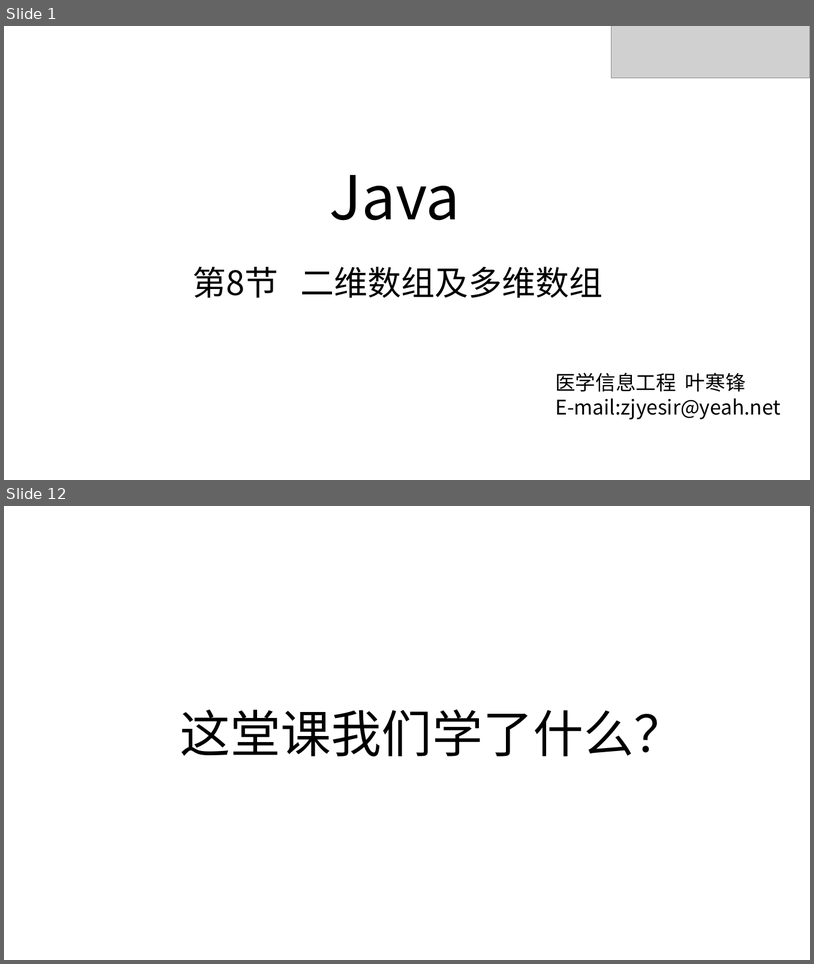
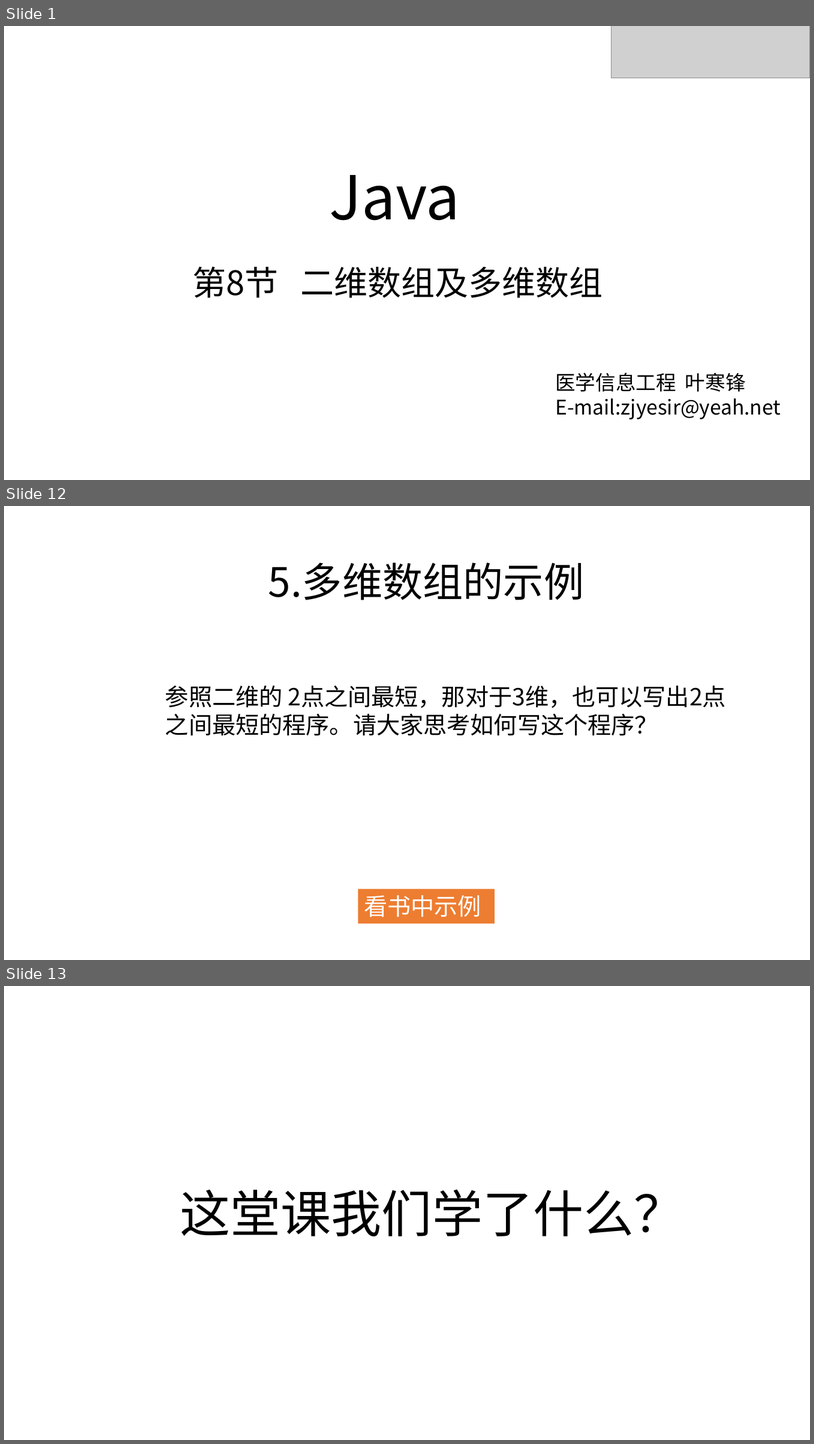
Before and after one commit to zjyesir/hmc_java_1, a slide deck: ppt/8. 二维数组.pptx. Shown one above the other, each under a label of ours: slides 1 and 12 before the commit, slides 1, 12 and 13 after it; the slides between them are not shown. The pictures are 814x964 and 814x1444 pixels, drawn with LibreOffice and Linux fonts; fonts in the diff are those of the drawing; grey boxes stand for pictures; background and template pictures are left out. Boxes give left, top, right and bottom in pixels: in the first picture for what was removed or moved away, otherwise in the second. Text is boxed around its words. In the diff, an @@ line names an element or a change of style, - is before the commit and + after.

Commit message:
二维数组 ppt完成

```diff
--- a/ppt/8. 二维数组.pptx
+++ b/ppt/8. 二维数组.pptx
@@ slide 12 added at (x1=4, y1=506, x2=810, y2=960), background picture (left out) @@
@@ text added at (x1=269, y1=562, x2=584, y2=600), 48 pt, text #000000 @@
+5.多维数组的示例
@@ text added at (x1=165, y1=685, x2=726, y2=736), 28 pt, text #000000 @@
+参照二维的 2点之间最短，那对于3维，也可以写出2点之间最短的程序。请大家思考如何写这个程序？
@@ rectangle added at (x1=359, y1=889, x2=495, y2=924), fill #ED7D31, 28 pt, text #FFFFFF @@
+看书中示例
@@ what was slide 12 is now slide 13 @@
```
Also in this commit, not shown: 1 slide changed, 9 other slides added, 9 slides removed, 2 other files.
